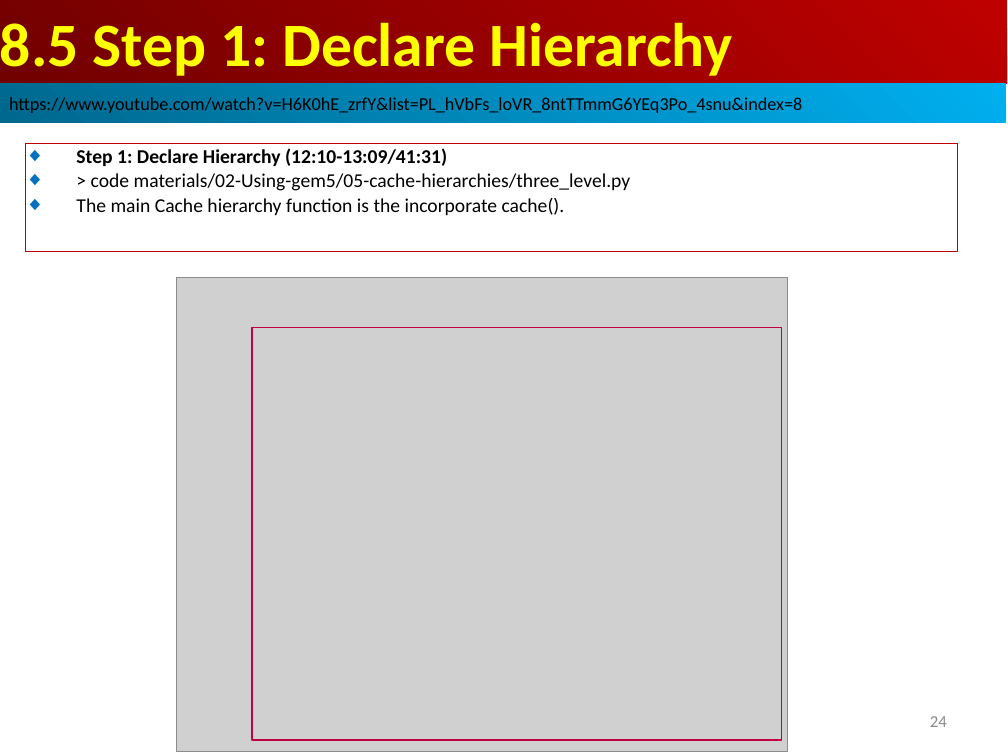
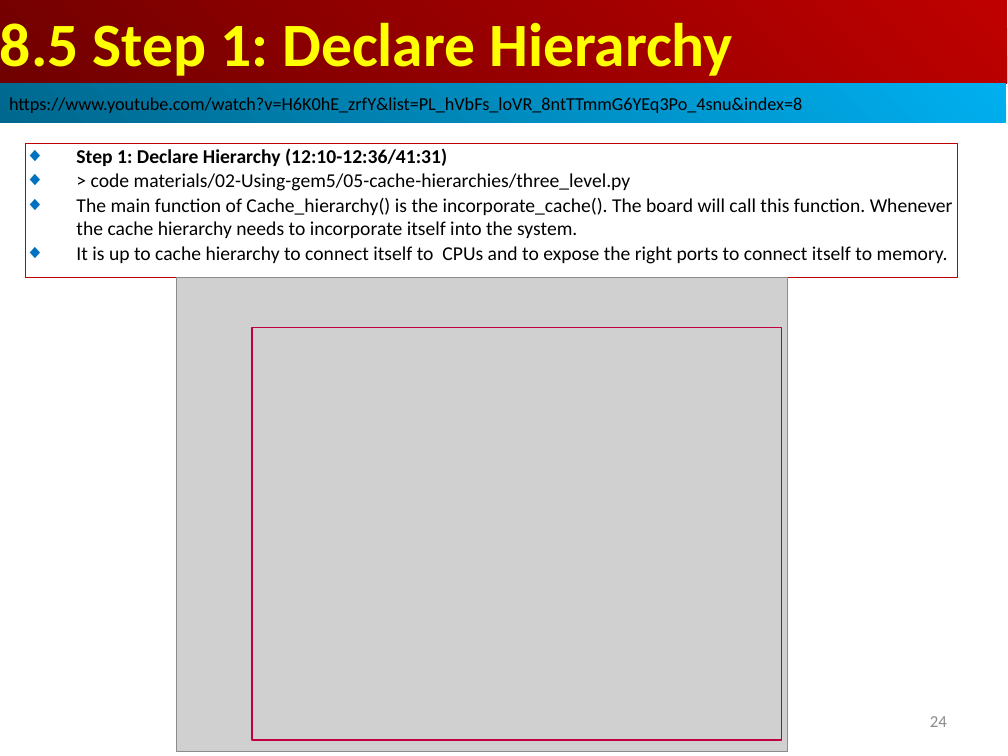
Before and after one commit to peterhchen/AIU_CS850_Gem5_McPAT, a slide deck: slide 24 of 050_Gem5/008.CacheMod/000_Video/008.CacheMod.ppt. Drawn at 1008x756 pixels with LibreOffice and Linux fonts; fonts in the diff are those of the drawing; grey boxes stand for pictures. Boxes give left, top, right and bottom in pixels: in the first picture for what was removed or moved away, otherwise in the second. Text is boxed around its words. In the diff, an @@ line names an element or a change of style, - is before the commit and + after.

```diff
--- a/050_Gem5/008.CacheMod/000_Video/008.CacheMod.ppt
+++ b/050_Gem5/008.CacheMod/000_Video/008.CacheMod.ppt
@@ rectangle "Step 1: Declare Hierarchy (12:10-12:36/41:31)": place and size @@
-rectangle "Step 1: Declare Hierarchy (12:10-12:36/41:31)" at box(25, 143, 958, 252)
+rectangle "Step 1: Declare Hierarchy (12:10-12:36/41:31)" at box(25, 143, 958, 277)
@@ text in rectangle at box(76, 148, 447, 166): text changed @@
-◆ Step 1: Declare Hierarchy (12:10-13:09/41:31)
+◆ Step 1: Declare Hierarchy (12:10-12:36/41:31)
@@ text in rectangle at box(76, 198, 953, 264): text changed @@
-◆ The main Cache hierarchy function is the incorporate cache().
+◆ The main function of Cache_hierarchy() is the incorporate_cache(). The board will call this function. Whenever the cache hierarchy needs to incorporate itself into the system.
+◆ It is up to cache hierarchy to connect itself to CPUs and to expose the right ports to connect itself to memory.
```
Also in this commit, not shown: 8 slides added.
